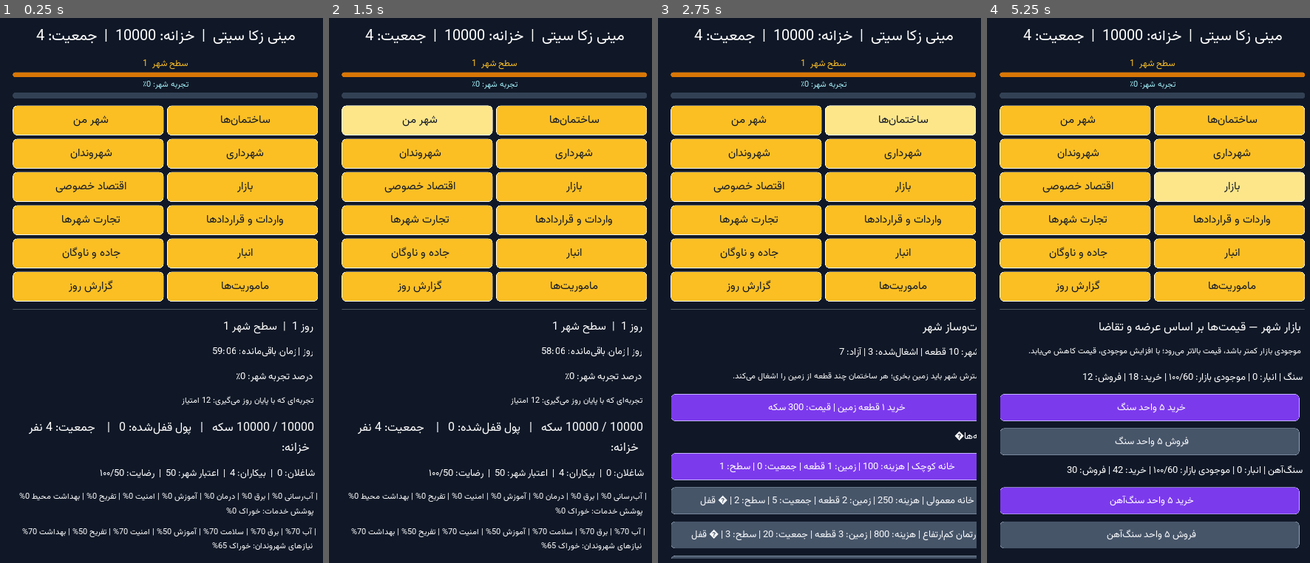
Above: before the commit, frames 1-4 (left to right).
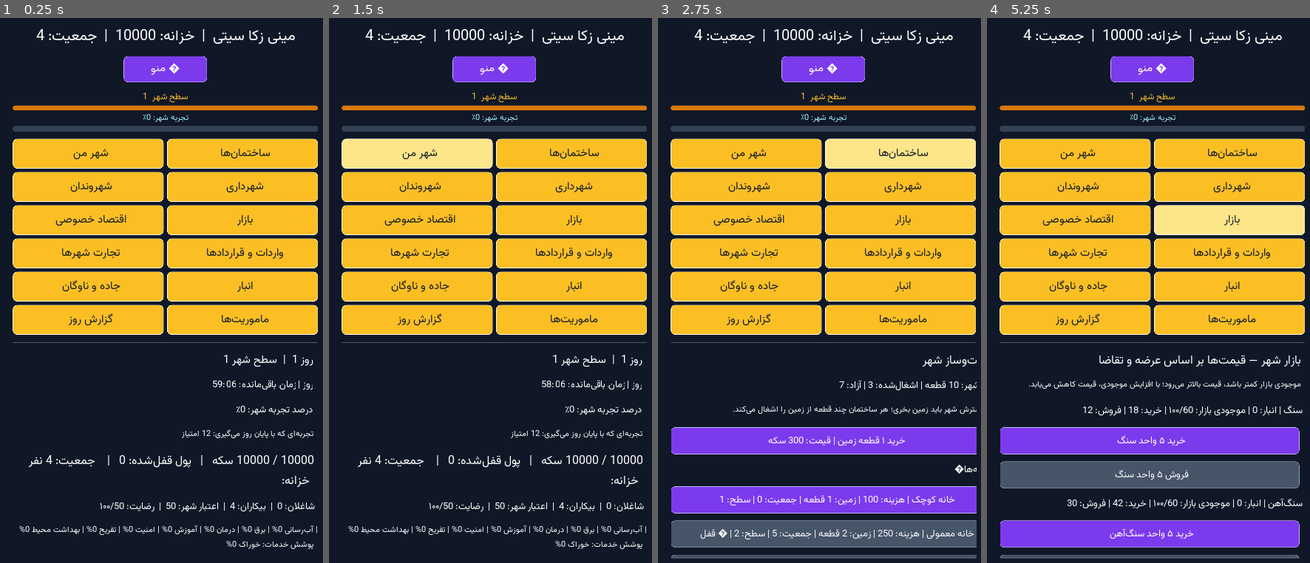
Above: after the commit, the same moments.

Repository: zekainstabot/mini-zeka-city
Game: Godot game, scene res://Main.tscn
Same seed, same stepped clock (60 frames per second), same inputs: the game is played once before the commit and once after it.
Inputs (mouse positions are in pixels of both pictures, inside the frame that each line leads up to):
- Up to frame 1 (0.25 s): no input
- Up to frame 2 (1.5 s): click (493, 67) at 0.5 s, where only the run after the commit has a clickable "ﻮﻨﻣ ☰"; click "ﻦﻣ ﺮﻬﺷ" at 1.25 s
- Up to frame 3 (2.75 s): click "ﺎﻫ‌ﻥﺎﻤﺘﺧﺎﺳ" at 2 s
- Up to frame 4 (5.25 s): click "ﻥﺍﺪﻧﻭﺮﻬﺷ" at 2.75 s; click "ﯼﺭﺍﺩﺮﻬﺷ" at 3.5 s; click "ﯽﺻﻮﺼﺧ ﺩﺎﺼﺘﻗﺍ" at 4.25 s; click "ﺭﺍﺯﺎﺑ" at 5 s

The runs differ from the first frame. In frame 1, 19% of the frame differs, in the area x 3-99%, y 7-98%; in frame 2, 21%; in frame 3, 38%; in frame 4, 45%, in the area x 3-99%, y 7-100%.

Commit message:
Add in-game menu with pause, save and restart

Diff:
--- a/scripts/Main.gd
+++ b/scripts/Main.gd
@@ -18,9 +18,12 @@
 var clock_label = null
 var clock_save_accumulator = 0.0
 var construction_check_accumulator = 0.0
+var game_paused = false
+var menu_popup = null
+var restart_dialog = null
 
 func _process(delta):
-	if game == null:
+	if game == null or game_paused:
 		return
 	clock_cycle_seconds += delta
 	clock_save_accumulator += delta
@@ -102,6 +105,30 @@
 	_apply_font(header_label, 28 if compact_layout else 26)
 	header_label.add_color_override("font_color", Color("#ffffff"))
 	root.add_child(header_label)
+	var menu_row = HBoxContainer.new()
+	menu_row.alignment = BoxContainer.ALIGN_CENTER
+	root.add_child(menu_row)
+	var menu_button = Button.new()
+	menu_button.text = PersianText.reshaper("☰ منو")
+	menu_button.rect_min_size = Vector2(180, 54 if compact_layout else 46)
+	_apply_font(menu_button, 20 if compact_layout else 18)
+	_style_button(menu_button, false)
+	menu_row.add_child(menu_button)
+	menu_popup = PopupMenu.new()
+	menu_popup.add_item("⏸ توقف بازی", 1)
+	menu_popup.add_item("💾 ذخیره بازی", 2)
+	menu_popup.add_separator()
+	menu_popup.add_item("🔄 شروع دوباره شهر", 3)
+	menu_popup.add_item("🏙️ بازگشت به شهر من", 4)
+	add_child(menu_popup)
+	menu_popup.connect("id_pressed", self, "_on_menu_item_selected")
+	menu_button.connect("pressed", self, "_open_game_menu", [menu_button])
+	restart_dialog = ConfirmationDialog.new()
+	restart_dialog.window_title = "شروع دوباره شهر"
+	restart_dialog.dialog_text = "همه پیشرفت فعلی این شهر پاک می‌شود و یک شهر جدید ساخته خواهد شد. ادامه می‌دهی؟"
+	_apply_font(restart_dialog, 18)
+	add_child(restart_dialog)
+	restart_dialog.connect("confirmed", self, "_restart_city")
 	# Persistent city progression panel: stays visible above navigation on every page.
 	var progress_panel = VBoxContainer.new()
 	progress_panel.add_constant_override("separation", 3)
@@ -195,6 +222,41 @@
 	message_label.add_color_override("font_color", Color("#ffffff"))
 	message_label.modulate = Color("#ffffff")
 	root.add_child(message_label)
+
+func _open_game_menu(button):
+	if menu_popup == null:
+		return
+	menu_popup.set_item_text(0, "▶ ادامه بازی" if game_paused else "⏸ توقف بازی")
+	menu_popup.set_item_text(1, "💾 ذخیره بازی")
+	menu_popup.popup(Rect2(button.get_global_position() + Vector2(0, button.rect_size.y), Vector2(260, 0)))
+
+func _on_menu_item_selected(id):
+	match int(id):
+		1:
+			game_paused = not game_paused
+			_show_message("بازی متوقف شد." if game_paused else "بازی ادامه پیدا کرد.")
+		2:
+			save_now()
+			_show_message("شهر ذخیره شد." if game.save_game() else "ذخیره‌سازی ناموفق بود.")
+		3:
+			restart_dialog.popup_centered()
+		4:
+			game_paused = false
+			show_page("home")
+
+func _restart_city():
+	game_paused = false
+	clock_cycle_seconds = 0.0
+	clock_save_accumulator = 0.0
+	construction_check_accumulator = 0.0
+	game.new_game()
+	game.state["clock_last_unix"] = OS.get_unix_time()
+	game.state["clock_cycle_seconds"] = 0
+	game.save_game()
+	selected_home_building_id = ""
+	selected_demolish_quantity = 1
+	show_page("home")
+	_show_message("شهر جدید با موفقیت آغاز شد.")
 
 func _update_progress_hud():
 	if game == null or level_status_label == null or xp_progress_bar == null:
